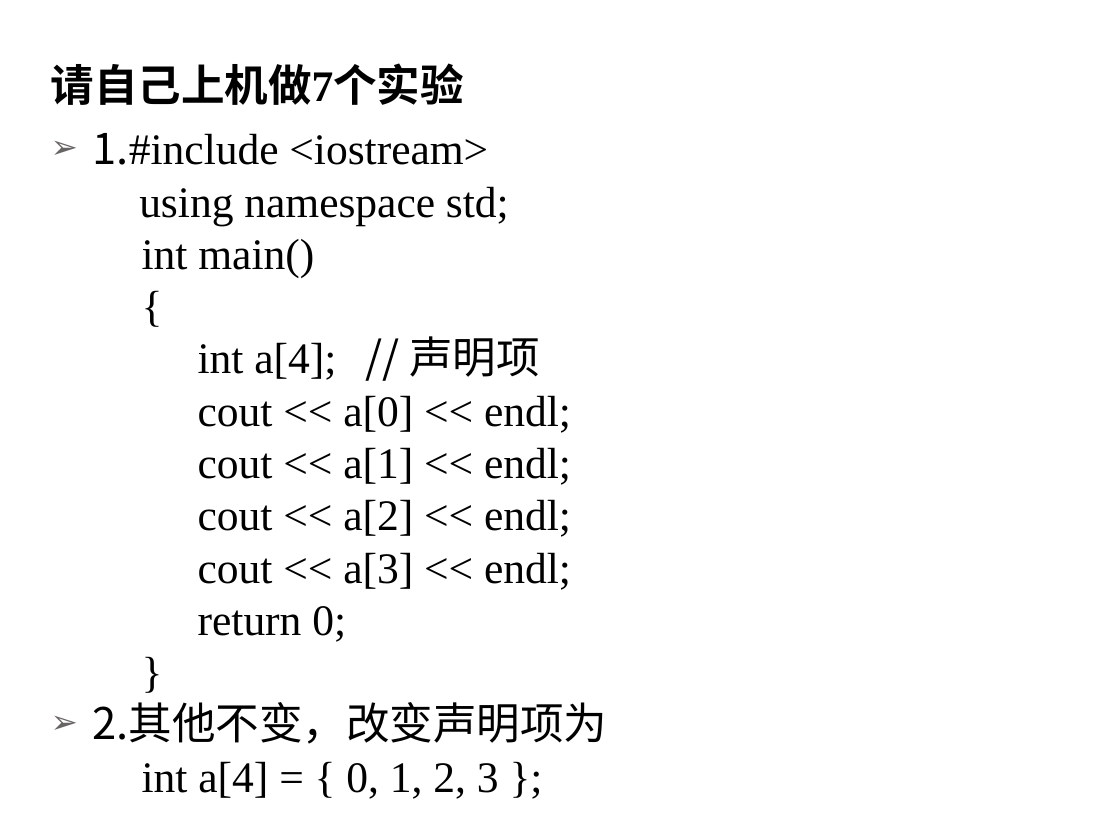
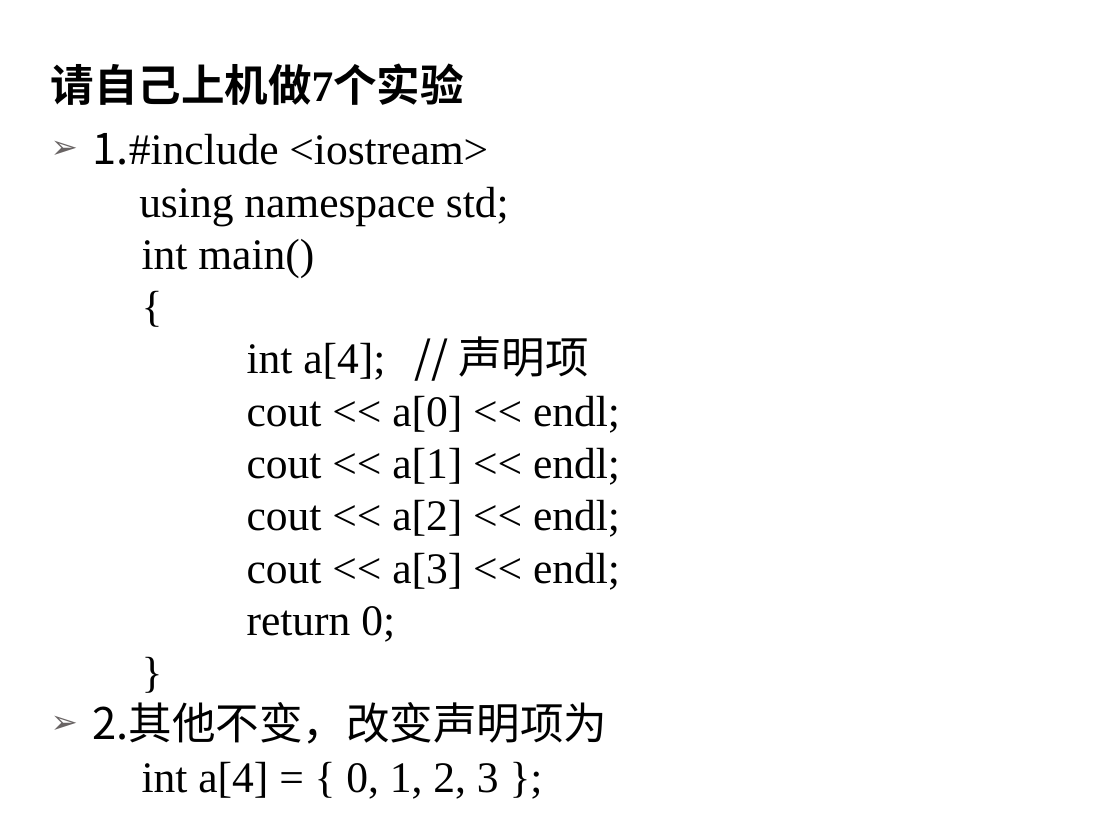
Before and after one commit to rucsunh/course_programming, a slide deck: slide 11 of slides/Programming05_array.pptx. Drawn at 1120x840 pixels with LibreOffice and Linux fonts; fonts in the diff are those of the drawing; background and template pictures are left out. Boxes give left, top, right and bottom in pixels: in the first picture for what was removed or moved away, otherwise in the second. Text is boxed around its words. In the diff, an @@ line names an element or a change of style, - is before the commit and + after.

```diff
--- a/slides/Programming05_array.pptx
+++ b/slides/Programming05_array.pptx
@@ text at <box>247,336,620,642</box>: list level 2 to 3 in "int a[4]; // 声明项"; list level 2 to 3 in "cout << a[0] << endl;"; list level 2 to 3 in "cout << a[1] << endl;"; list level 2 to 3 in "cout << a[2] << endl;"; list level 2 to 3 in "cout << a[3] << endl;"; list level 2 to 3 in "return 0;" @@
```
Also in this commit, not shown: 3 other slides changed, 1 slide added, 1 slide removed, 2 other files.
